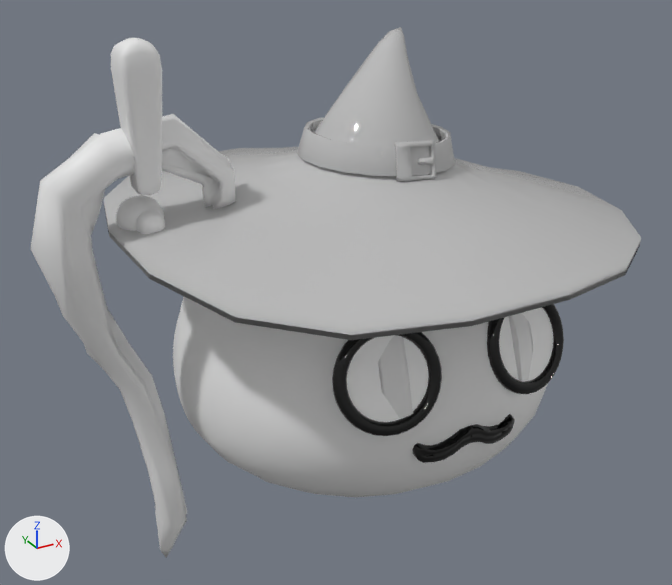
The FBX model BeatSlimeClient/Assets/Models/New_Slime/뉴뉴 슬라임/Slime_Jump.fbx, before and after one commit.
Before and after are seen from a 50 mm camera at (-1.65, -2.82, 2.09) aimed at (-0.11, -0.01, 0.69). The lights are fixed; the arrows at lower left show +X, +Y and +Z. Where no turn or scale is listed for an object, it has been applied to the vertices.

Script lines for the objects in view, before the commit:
```python
me_mesh_002 = bpy.data.meshes.new('Mesh.002')
me_mesh_002.from_pydata(...)  # 146 vertices, 254 faces; spans x -0.201..0.201, y -0.019..0.052, z -0.023..0.078
me_mesh_002.materials.append(mat_material__24)  # picture img_mouth_png
me_mesh_003 = bpy.data.meshes.new('Mesh.003')
me_mesh_003.from_pydata(...)  # 1152 vertices, 2296 faces; spans x -0.454..0.454, y -0.726..-0.565, z -0.142..0.205
# faces by material slot: [1536, 760]
me_mesh_003.materials.append(mat_03___default)  # black #0d0d0d
me_mesh_003.materials.append(mat_02___default)  # white #ffffff
me_mesh_004 = bpy.data.meshes.new('Mesh.004')
me_mesh_004.from_pydata(...)  # 538 vertices, 534 faces; spans x -0.063..0.064, y -0.127..0.0, z -0.312..0.315
me_mesh_005 = bpy.data.meshes.new('Mesh.005')
me_mesh_005.from_pydata(...)  # 718 vertices, 764 faces; spans x -0.35..0.32, y -0.12..0.09, z -0.02..1.71
me_mesh_006 = bpy.data.meshes.new('Mesh.006')
me_mesh_006.from_pydata(...)  # 280 vertices, 296 faces; spans x -0.98..0.94, y -0.95..0.94, z -0.13..0.61
me_mesh_006.materials.append(mat_material__25)  # its picture is missing
ob_box006 = bpy.data.objects.new('Box006', me_mesh_002)
ob_box006.location = (0.0, -0.722, 0.385)
ob_box009 = bpy.data.objects.new('Box009', me_mesh_004)
ob_box009.location = (-0.818, 0.0, 1.363)
ob_cylinder001 = bpy.data.objects.new('Cylinder001', me_mesh_006)
ob_cylinder001.location = (0.052, -0.016, 1.0)
ob_cylinder002 = bpy.data.objects.new('Cylinder002', me_mesh_005)
ob_cylinder002.location = (-0.826, 0.007, -0.292)
ob_torus001 = bpy.data.objects.new('Torus001', me_mesh_003)
ob_torus001.location = (0.0, 0.0, 0.644)
# also in view: 'Sphere001' at (0.0, 0.0, 0.56); 'Box001' at (0.0, -0.63, 0.67)
```
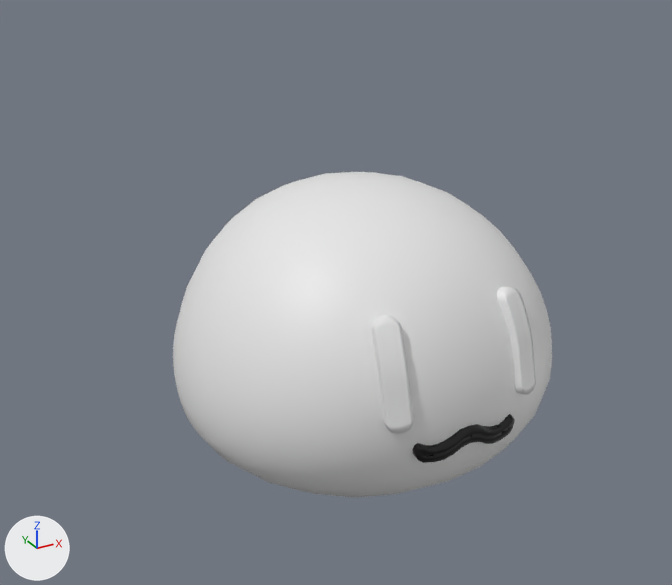
What differs and where, as boxes [x1, y1, x2, y2] in the pictures (672 x 585 px):
'Cylinder001', deleted
    before: [104, 27, 641, 340]
'Cylinder002', deleted
    before: [31, 114, 236, 557]
'Torus001', deleted
    before: [332, 304, 564, 436]
    faces in mat_03___default (black #0d0d0d): [332, 304, 564, 436]
    faces in mat_02___default (white #ffffff): [347, 307, 553, 422]
'Box009', deleted
    before: [111, 38, 165, 234]

Edits to the bpy script that builds the scene:
```text
Remove ob_torus001:
    ob_torus001 = bpy.data.objects.new('Torus001', me_mesh_003)
    ob_torus001.location = (0.0, 0.0, 0.644)
Remove ob_box009:
    ob_box009 = bpy.data.objects.new('Box009', me_mesh_004)
    ob_box009.location = (-0.818, 0.0, 1.363)
Remove ob_cylinder002:
    ob_cylinder002 = bpy.data.objects.new('Cylinder002', me_mesh_005)
    ob_cylinder002.location = (-0.826, 0.007, -0.292)
Remove ob_cylinder001:
    ob_cylinder001 = bpy.data.objects.new('Cylinder001', me_mesh_006)
    ob_cylinder001.location = (0.052, -0.016, 1.0)
```
